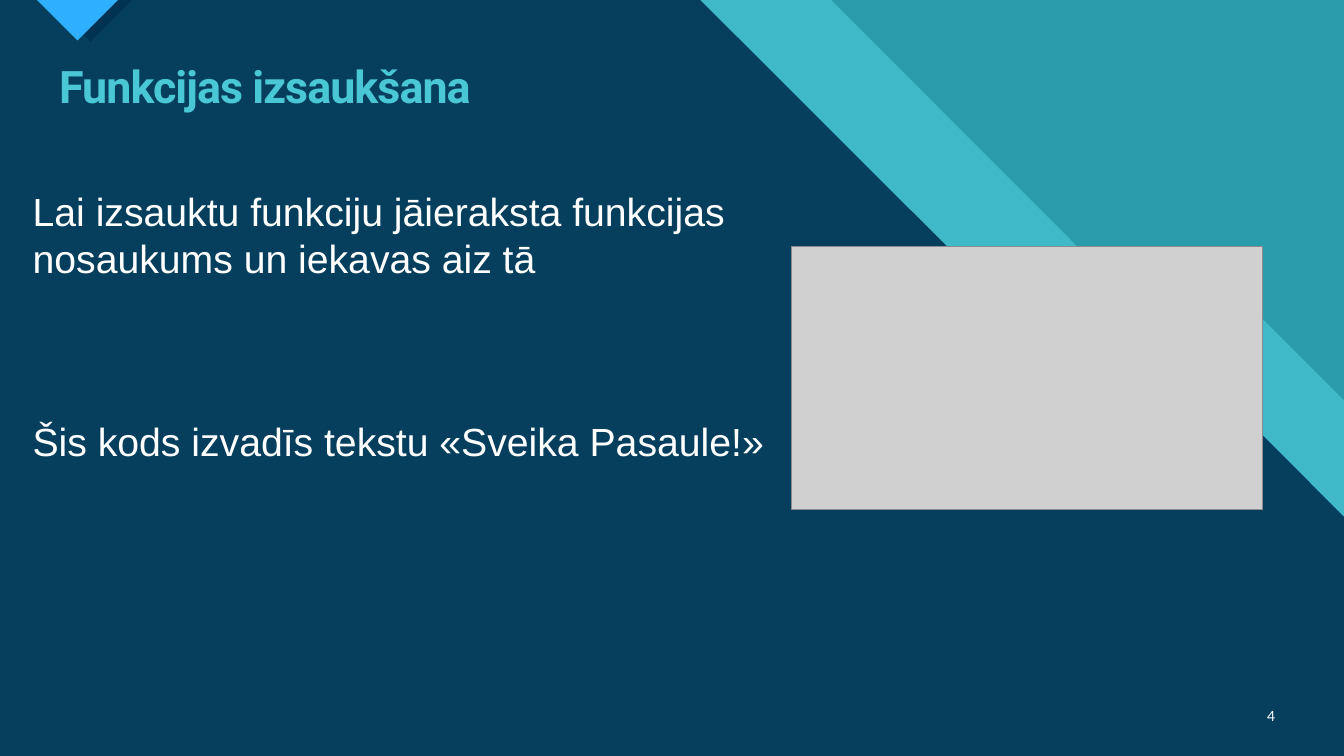
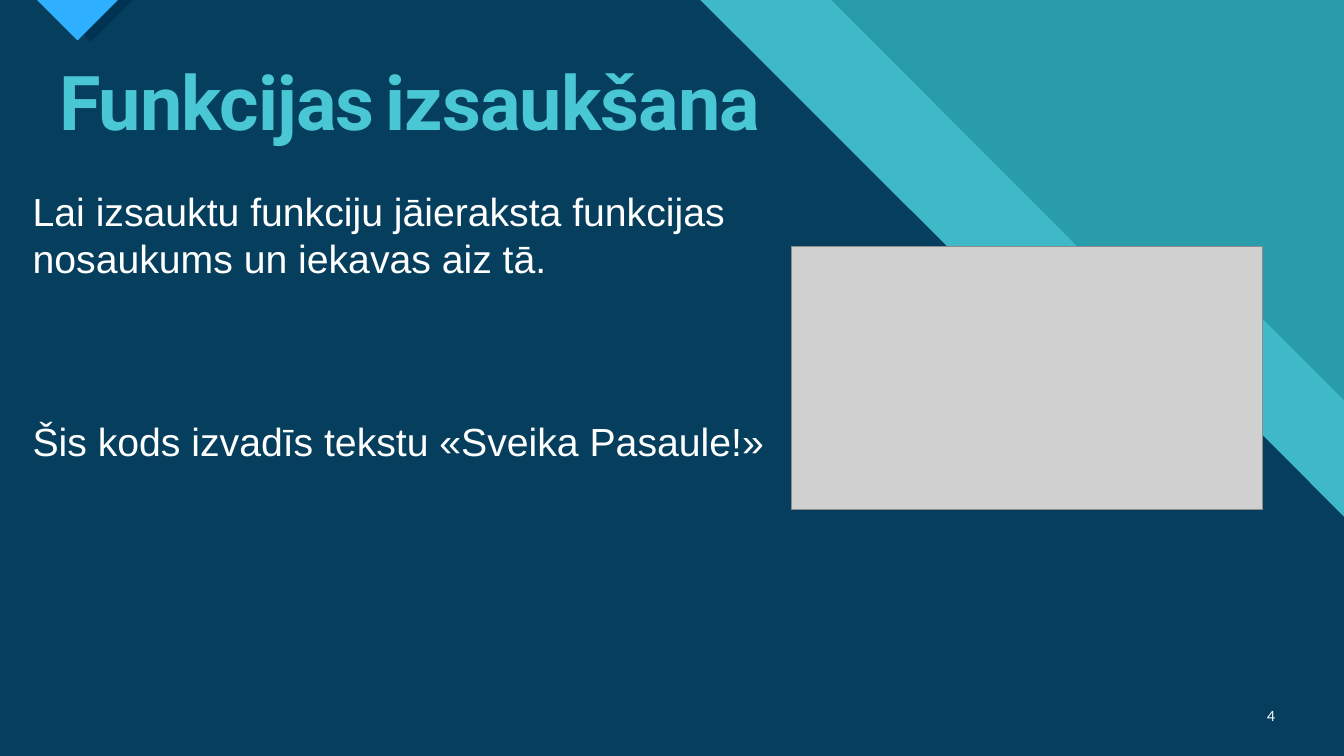
Before and after one commit to Klavinsnemakprogrammet/GalaEksamens2.Kurss, a slide deck: slide 4 of Python Funkcijas.pptx. Drawn at 1344x756 pixels with LibreOffice and Linux fonts; fonts in the diff are those of the drawing; grey boxes stand for pictures. Boxes give left, top, right and bottom in pixels: in the first picture for what was removed or moved away, otherwise in the second. Text is boxed around its words. In the diff, an @@ line names an element or a change of style, - is before the commit and + after.

```diff
--- a/Python Funkcijas.pptx
+++ b/Python Funkcijas.pptx
@@ title "Funkcijas izsaukšana" at <box>59,73,760,146</box>: size 32 to 54 pt @@
@@ text at <box>33,197,724,274</box>: text changed @@
-Lai izsauktu funkciju jāieraksta funkcijas nosaukums un iekavas aiz tā
+Lai izsauktu funkciju jāieraksta funkcijas nosaukums un iekavas aiz tā.
```
Also in this commit, not shown: 7 other slides changed, 6 slides added.
